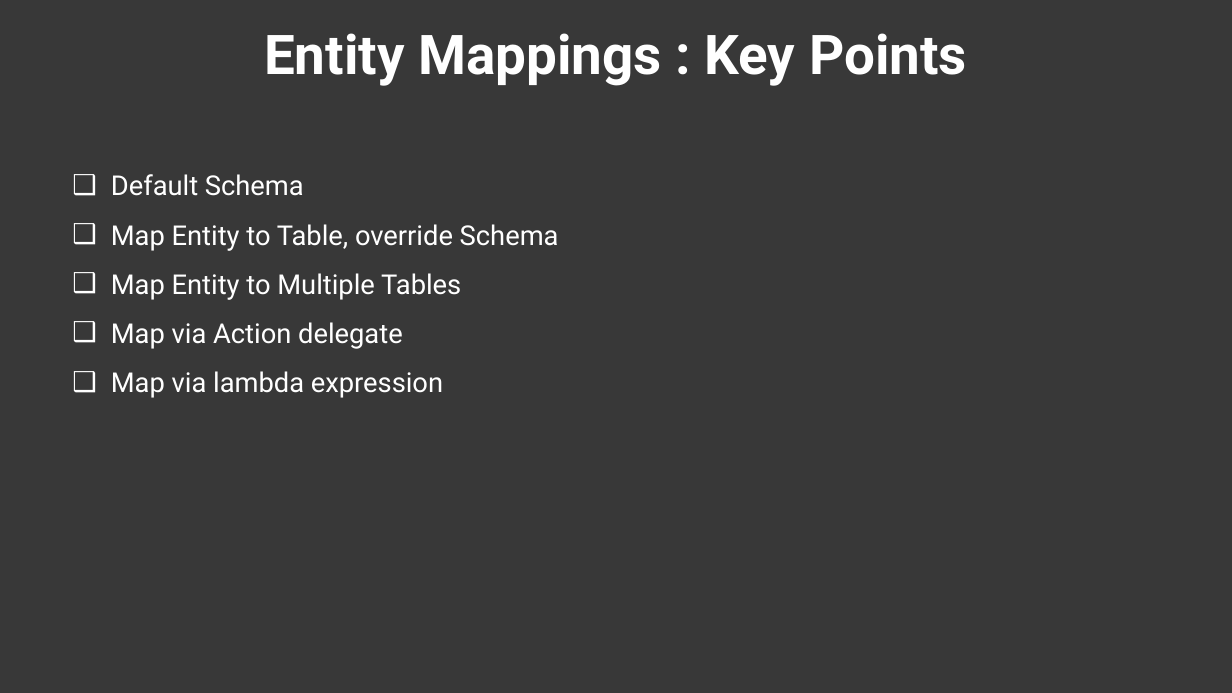
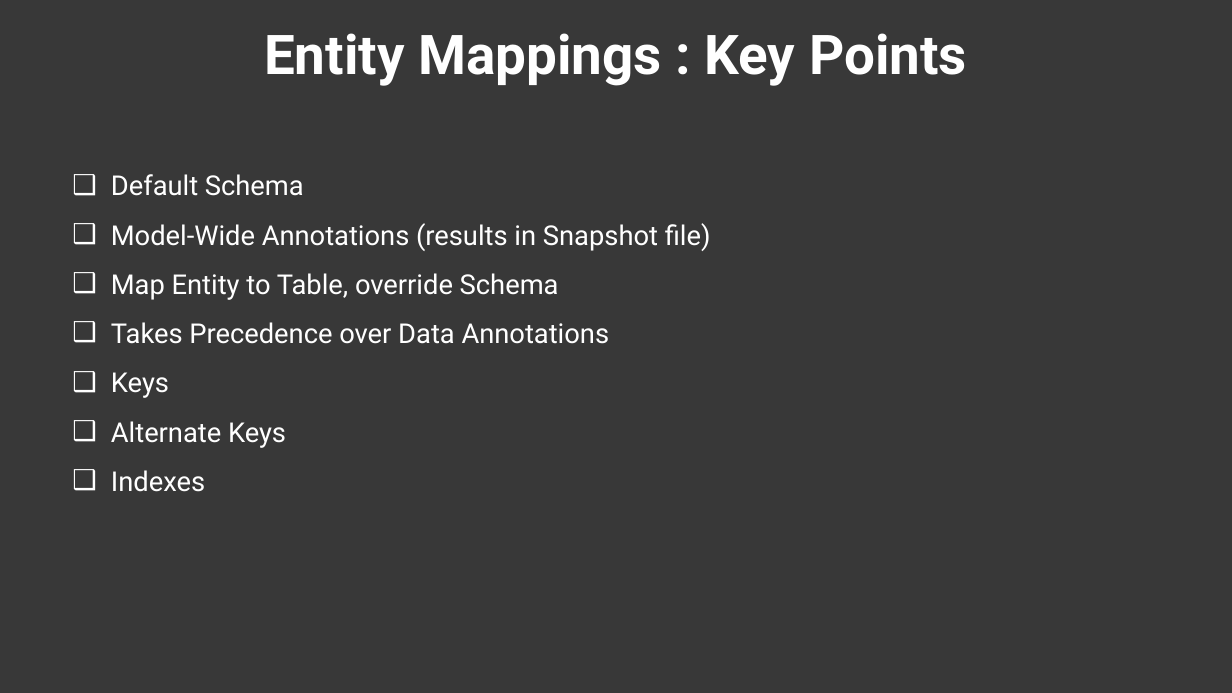
Before and after one commit to twalkerb/Entity-foundation-.NET-6, a slide deck: slide 9 of Sections/Section 3/Entity Fundamentals Using .NET 6_Section 3.pptx. Drawn at 1232x693 pixels with LibreOffice and Linux fonts; fonts in the diff are those of the drawing; background and template pictures are left out; a plain dark background stands for a picture behind light text. Boxes give left, top, right and bottom in pixels: in the first picture for what was removed or moved away, otherwise in the second. Text is boxed around its words. In the diff, an @@ line names an element or a change of style, - is before the commit and + after.

```diff
--- a/Sections/Section 3/Entity Fundamentals Using .NET 6_Section 3.pptx
+++ b/Sections/Section 3/Entity Fundamentals Using .NET 6_Section 3.pptx
@@ text at [111, 223, 711, 251]: paragraph added @@
+❑ Model-Wide Annotations (results in Snapshot file)
@@ text at [111, 322, 610, 492]: text changed @@
-❑ Map Entity to Multiple Tables
-❑ Map via Action delegate
-❑ Map via lambda expression
+❑ Takes Precedence over Data Annotations
+❑ Keys
+❑ Alternate Keys
+❑ Indexes
```
Also in this commit, not shown: 1 other slide changed, 10 slides removed, 24 other files.
